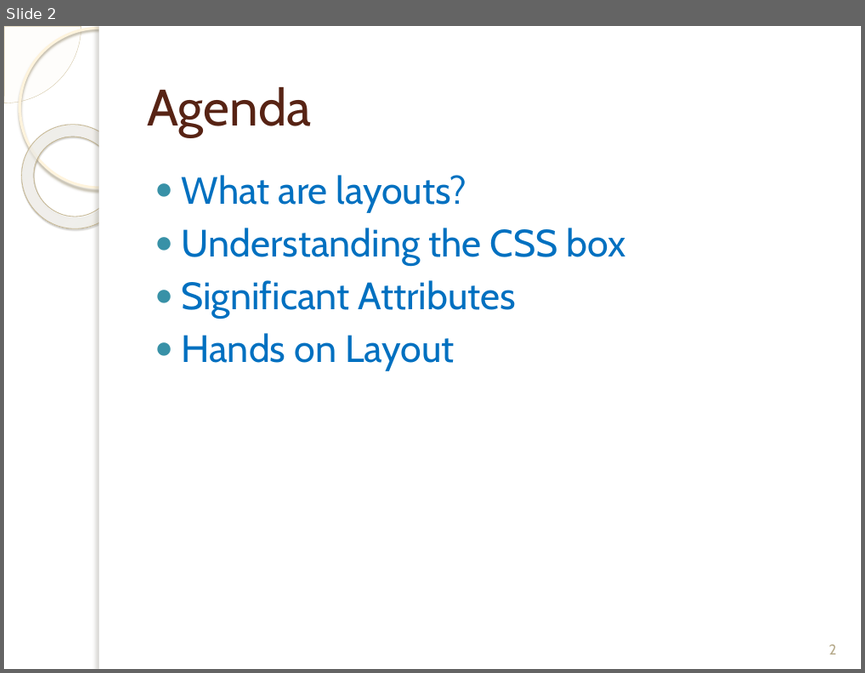
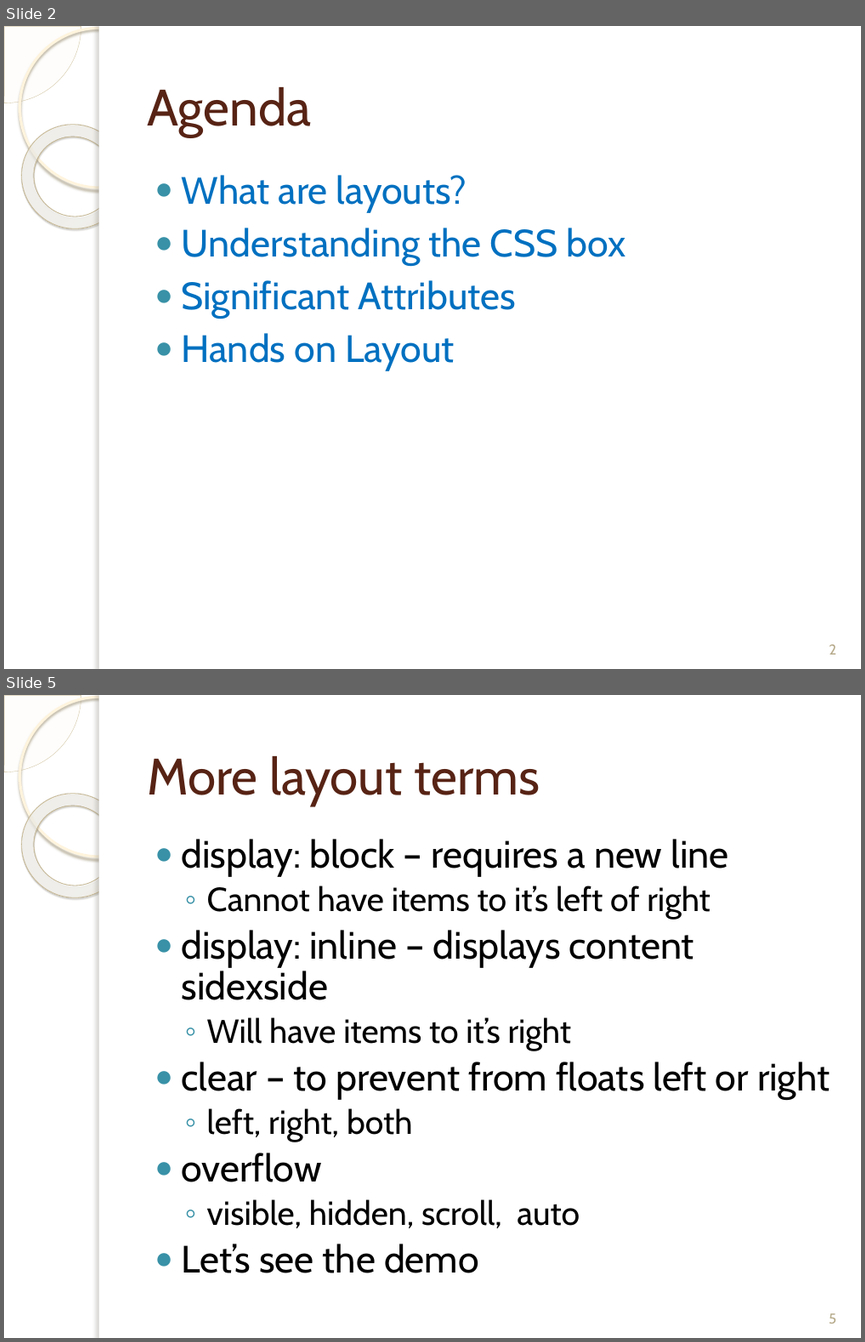
Before and after one commit to fernandozamoraj/html-tuts, a slide deck: Intro to Web Development Part 4 CSS Layouts.pptx. Shown one above the other, each under a label of ours: slide 2 before the commit, slides 2 and 5 after it; the slides between them are not shown. The pictures are 865x673 and 865x1342 pixels, drawn with LibreOffice and Linux fonts; fonts in the diff are those of the drawing; background and template pictures are left out. Boxes give left, top, right and bottom in pixels: in the first picture for what was removed or moved away, otherwise in the second. Text is boxed around its words. In the diff, an @@ line names an element or a change of style, - is before the commit and + after.

```diff
--- a/Intro to Web Development Part 4 CSS Layouts.pptx
+++ b/Intro to Web Development Part 4 CSS Layouts.pptx
@@ slide 5 added at [4, 695, 861, 1338], background picture (left out); not listed: 5 template elements that a slide beside it also shows @@
@@ title added at [147, 756, 540, 805], 43 pt, text #572314 @@
+More layout terms
@@ text added at [182, 839, 829, 1273], 32 pt, text #000000 @@
+● display: block – requires a new line
+  ◦ Cannot have items to it’s left of right
+● display: inline – displays content sidexside
+  ◦ Will have items to it’s right
+● clear – to prevent from floats left or right
+  ◦ left, right, both
+● overflow
+  ◦ visible, hidden, scroll, auto
+● Let’s see the demo
@@ page number added at [828, 1313, 836, 1323], 12 pt, text #B6A98A @@
+5
```
Also in this commit, not shown: 1 slide changed, 5 other slides added, 9 other files.
